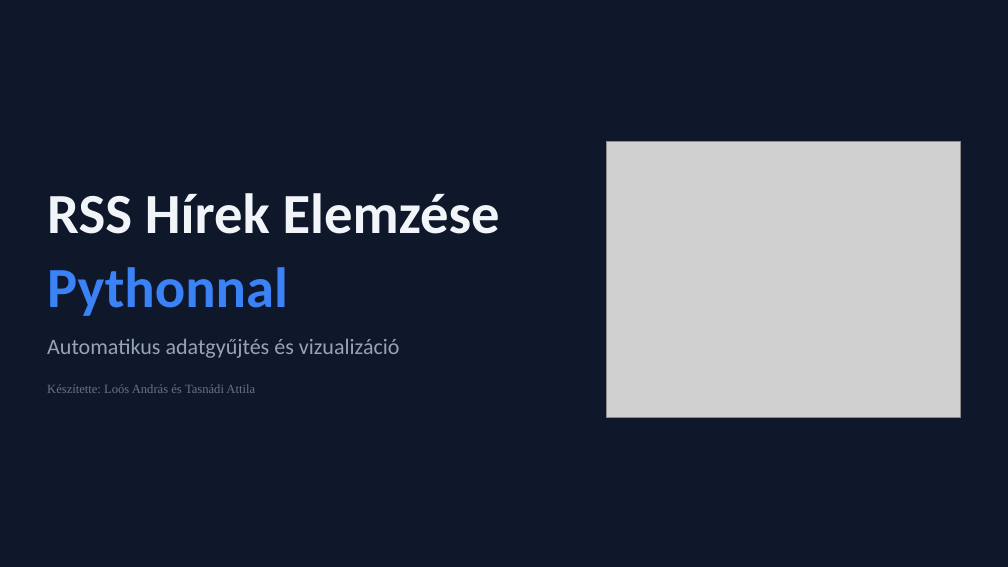
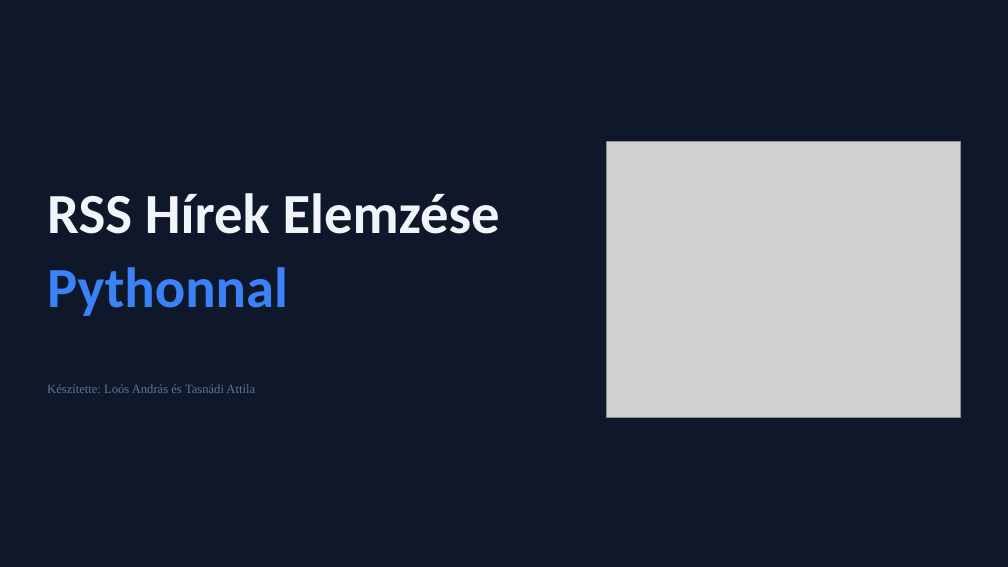
Before and after one commit to LoosAP/TextAndWebMining, a slide deck: slide 1 of Hírek Elemzése Pythonnal.pptx. Drawn at 1008x567 pixels with LibreOffice and Linux fonts; fonts in the diff are those of the drawing; grey boxes stand for pictures; background and template pictures are left out. Boxes give left, top, right and bottom in pixels: in the first picture for what was removed or moved away, otherwise in the second. Text is boxed around its words. In the diff, an @@ line names an element or a change of style, - is before the commit and + after.

```diff
--- a/Hírek Elemzése Pythonnal.pptx
+++ b/Hírek Elemzése Pythonnal.pptx
@@ text removed at [47,338,400,358] @@
-Automatikus adatgyűjtés és vizualizáció
```
Also in this commit, not shown: 8 other files.
